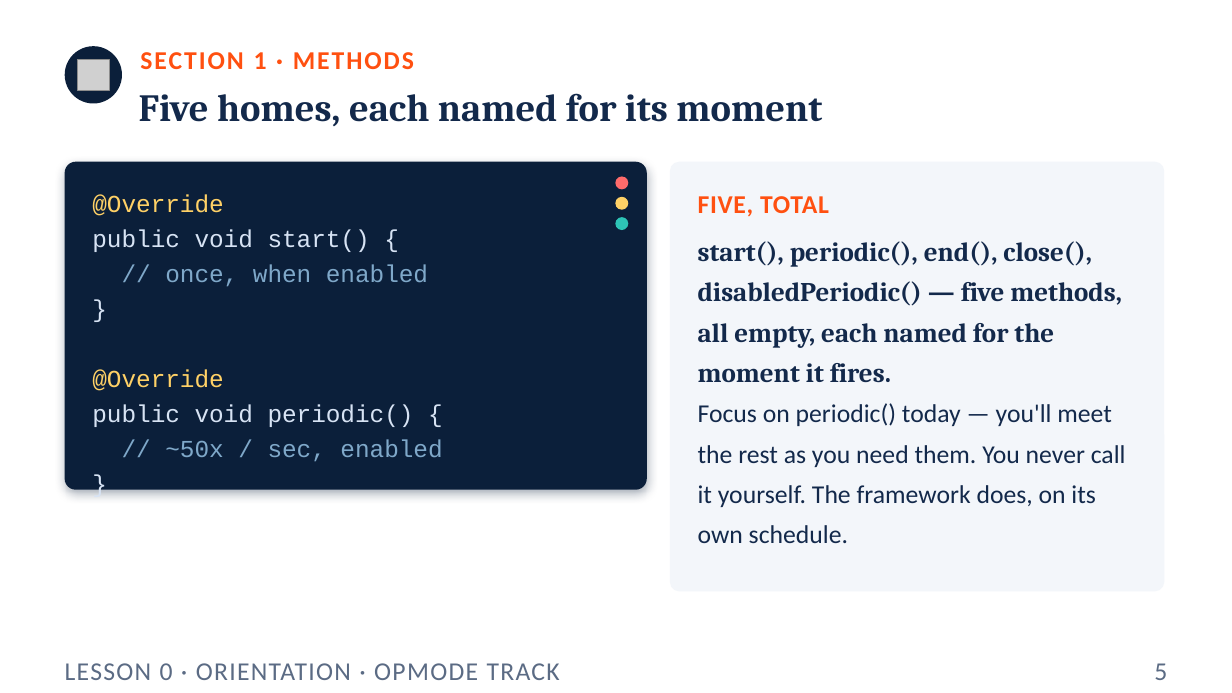
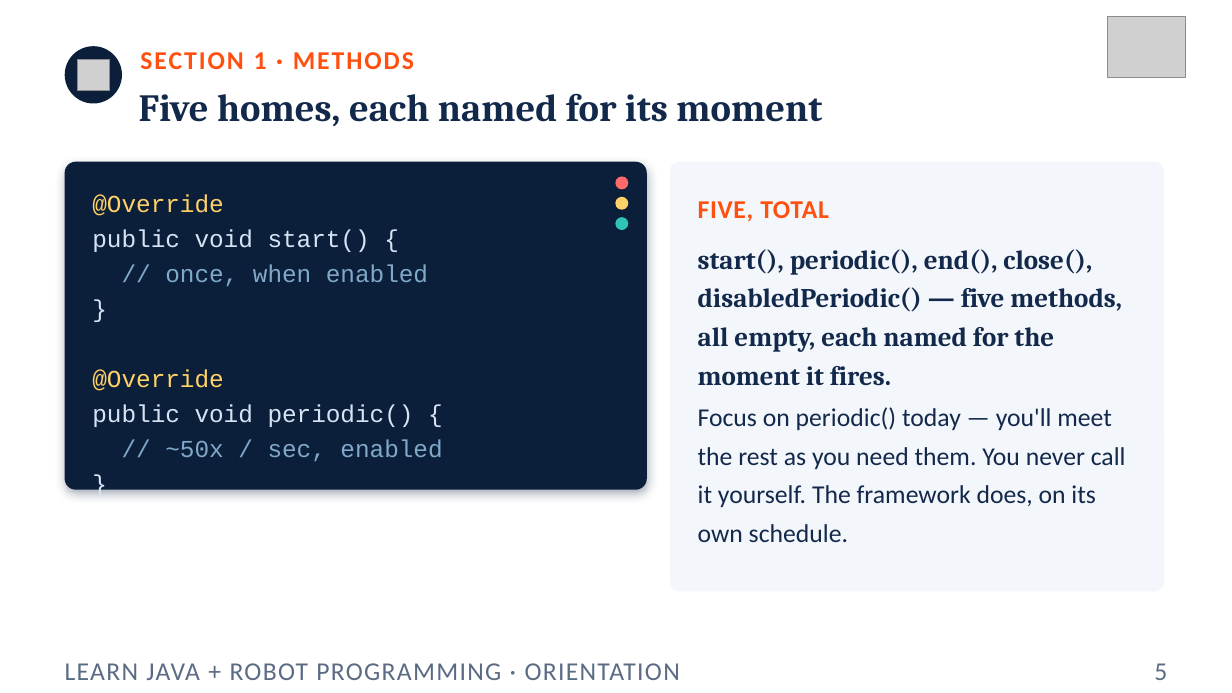
Before and after one commit to FRC5010/BasicRobotLessons, a slide deck: slide 5 of docs/presentations/v3/00-orientation.pptx. Drawn at 1232x693 pixels with LibreOffice and Linux fonts; fonts in the diff are those of the drawing; grey boxes stand for pictures. Boxes give left, top, right and bottom in pixels: in the first picture for what was removed or moved away, otherwise in the second. Text is boxed around its words. In the diff, an @@ line names an element or a change of style, - is before the commit and + after.

```diff
--- a/docs/presentations/v3/00-orientation.pptx
+++ b/docs/presentations/v3/00-orientation.pptx
@@ picture added at (x1=1107, y1=17, x2=1186, y2=78) @@
@@ text "FIVE, TOTAL" moved from (x1=698, y1=196, x2=829, y2=216) to (x1=698, y1=201, x2=829, y2=221) @@
@@ text "start(), periodic(), end(), close(), disabledPeriodic() ..." moved from (x1=698, y1=241, x2=1122, y2=383) to (x1=698, y1=249, x2=1122, y2=386) @@
@@ text "start(), periodic(), end(), close(), disabledPeriodic() ..." at (x1=698, y1=249, x2=1122, y2=386): line spacing 1.25 to 1.2 @@
@@ text "Focus on periodic() today — ..." at (x1=698, y1=407, x2=1126, y2=542): line spacing 1.3 to 1.25 @@
@@ text at (x1=65, y1=663, x2=680, y2=680): text changed @@
-LESSON 0 · ORIENTATION · OPMODE TRACK
+LEARN JAVA + ROBOT PROGRAMMING · ORIENTATION
```
Also in this commit, not shown: 10 other slides changed, 40 other files.
